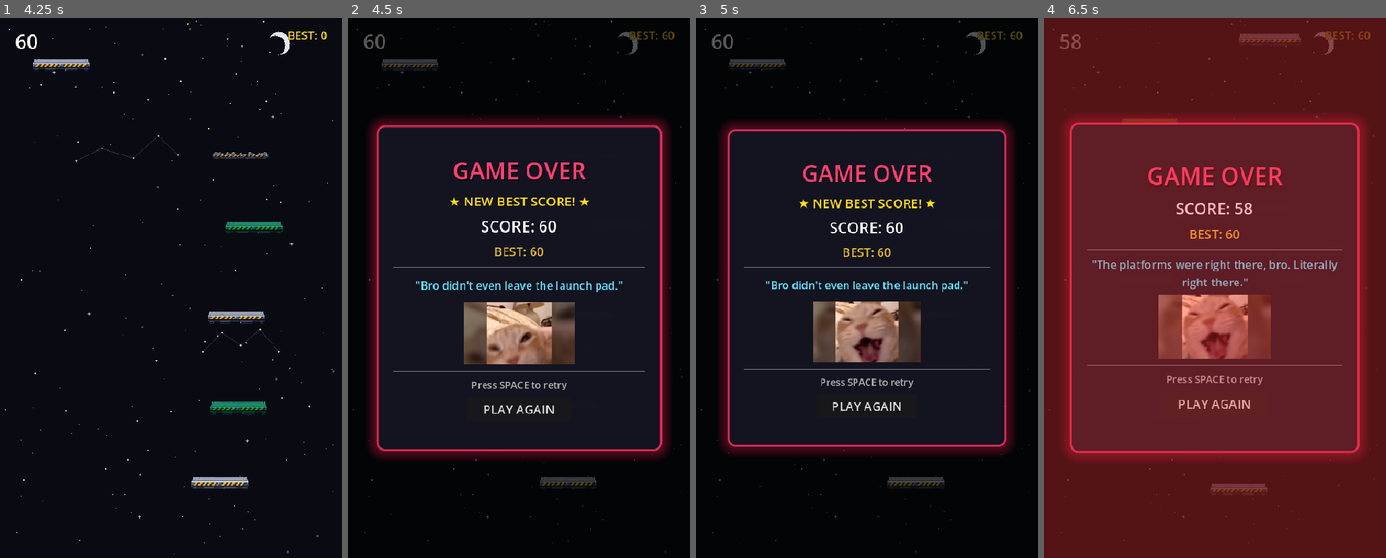
Above: before the commit, frames 1-4 (left to right).
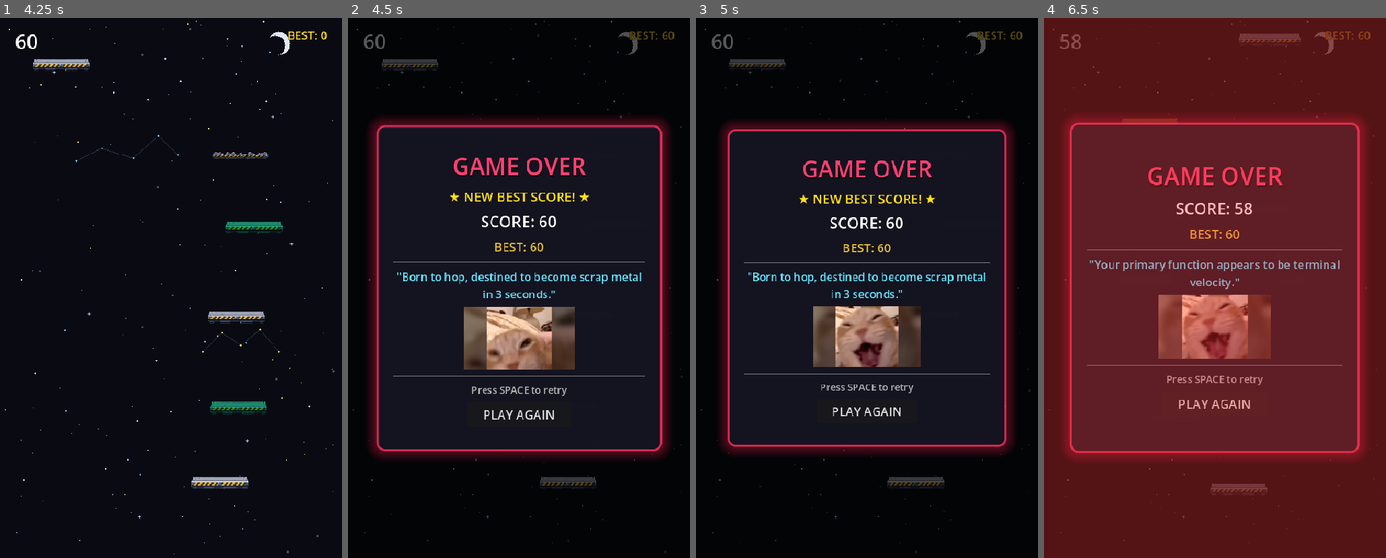
Above: after the commit, the same moments.

Repository: DevireddyNehal/Hopy
Game: Godot game, scene res://scenes/TitleScreen.tscn
The game is run twice, just before and just after one commit, with the same random seed, the same clock (stepped at 60 frames per second) and the same inputs.
Inputs:
- Up to frame 1 (4.25 s): click "START GAME" at 0.5 s; tap Enter at 1.25, 2.1, 3.6 s; hold Right (ui_right) 1.28-2.03 s; hold Space (start_action) 1.28-2.03 s; hold Left (ui_left) 2.03-2.78 s; hold Space (start_action) 2.78-3.53 s; hold Right (ui_right) from 2.78 s (still down)
- Up to frame 2 (4.5 s): release Right (ui_right) at 4.28 s; hold Left (ui_left) from 4.28 s (still down); hold Space (start_action) from 4.28 s (still down)
- Up to frame 3 (5 s): keep holding Left (ui_left); keep holding Space (start_action)
- Up to frame 4 (6.5 s): release Left (ui_left) at 5 s; release Space (start_action) at 5 s; click "PLAY AGAIN" at 5 s; hold Left (ui_left) from 5.78 s (still down); tap Enter at 5.85 s

Frame 1 is identical in both runs. In frame 2, 5.6% of the frame differs, in the area x 13-87%, y 25-75%; in frame 3, 5.0%; in frame 4, 0.8%.

Commit message:
feat: add dark humor death lines and in-game popups

Diff:
--- a/data/death_lines.json
+++ b/data/death_lines.json
@@ -12,7 +12,16 @@
     "Did you play with your eyes closed?",
     "Gravity: 1, You: 0.",
     "Bro didn't even try.",
-    "L + ratio + fell down."
+    "L + ratio + fell down.",
+    "Your lifespan was shorter than a free trial.",
+    "Speedrunning natural selection, are we?",
+    "The floor missed you. Thanks for giving it a hug.",
+    "Your warranty expired before you even hit the ground.",
+    "Born to hop, destined to become scrap metal in 3 seconds.",
+    "Your primary function appears to be terminal velocity.",
+    "Don't worry, your spare parts will be recycled into a smarter robot.",
+    "Even lemmings put up more of a fight.",
+    "That wasn't a jump, that was a calculated cry for help."
   ],
   "mid": [
     "500 points! Here's your medal made of participation ribbons.",
@@ -27,7 +36,17 @@
     "That was definitely one of the runs of all time.",
     "Skill issue. Not even close to 1500.",
     "Bro fell off right when it mattered.",
-    "Choked before reaching a real score."
+    "Choked before reaching a real score.",
+    "You climbed just high enough for the fall to really hurt.",
+    "All that struggle just to become a stain at altitude.",
+    "Congratulations! You delayed the inevitable by a whole 20 seconds.",
+    "Hope is dangerous. Gravity cured it quickly.",
+    "Imagine fighting for your life only to choke before 1500.",
+    "You gave your fans 10 seconds of false hope.",
+    "The spikes were getting lonely anyway. Thanks for dropping in.",
+    "A tragic, prolonged waste of electricity.",
+    "Your death was recorded for quality assurance. Nobody will watch it.",
+    "You fought bravely. You died stupidly."
   ],
   "high": [
     "1500+! I'd tell you to go outside, but you probably forgot what the sun looks like.",
@@ -37,6 +56,13 @@
     "1500+ score? Bro found the sweat button.",
     "Legitimate gamer detected. Insane height!",
     "Respect earned. You actually reached the stratosphere.",
-    "A godly ascent. Still died at the end though."
+    "A godly ascent. Still died at the end though.",
+    "1500+! Even Icarus is taking notes on your spectacular incineration.",
+    "You flew so high your asphyxiation was scientifically impressive.",
+    "You died among the stars. Still dead, but at least with a view.",
+    "Astronomers discovered a new crater today. It has your face on it.",
+    "Peak performance. A shame there was nobody alive up here to see it.",
+    "They'll put your name in the history books... under 'Unsolved Disappearances'.",
+    "Ascended beyond mortal limits, straight into the cosmic incinerator."
   ]
 }
--- a/data/meme_text.json
+++ b/data/meme_text.json
@@ -8,6 +8,12 @@
   "blaming the lag?",
   "nice aim lol",
   "don't choke now",
+  "voided warranty",
+  "0% survival odds",
+  "inevitable",
+  "prolonging the pain",
+  "don't look down",
+  "scrap metal incoming",
   "sigma",
   "let him cook",
   "gigachad",
--- a/scripts/ui/death_screen.gd
+++ b/scripts/ui/death_screen.gd
@@ -21,7 +21,16 @@
 		"Did you play with your eyes closed?",
 		"Gravity: 1, You: 0.",
 		"Bro didn't even try.",
-		"L + ratio + fell down."
+		"L + ratio + fell down.",
+		"Your lifespan was shorter than a free trial.",
+		"Speedrunning natural selection, are we?",
+		"The floor missed you. Thanks for giving it a hug.",
+		"Your warranty expired before you even hit the ground.",
+		"Born to hop, destined to become scrap metal in 3 seconds.",
+		"Your primary function appears to be terminal velocity.",
+		"Don't worry, your spare parts will be recycled into a smarter robot.",
+		"Even lemmings put up more of a fight.",
+		"That wasn't a jump, that was a calculated cry for help."
 	],
 	"mid": [
 		"500 points! Here's your medal made of participation ribbons.",
@@ -36,7 +45,17 @@
 		"That was definitely one of the runs of all time.",
 		"Skill issue. Not even close to 1500.",
 		"Bro fell off right when it mattered.",
-		"Choked before reaching a real score."
+		"Choked before reaching a real score.",
+		"You climbed just high enough for the fall to really hurt.",
+		"All that struggle just to become a stain at altitude.",
+		"Congratulations! You delayed the inevitable by a whole 20 seconds.",
+		"Hope is dangerous. Gravity cured it quickly.",
+		"Imagine fighting for your life only to choke before 1500.",
+		"You gave your fans 10 seconds of false hope.",
+		"The spikes were getting lonely anyway. Thanks for dropping in.",
+		"A tragic, prolonged waste of electricity.",
+		"Your death was recorded for quality assurance. Nobody will watch it.",
+		"You fought bravely. You died stupidly."
 	],
 	"high": [
 		"1500+! I'd tell you to go outside, but you probably forgot what the sun looks like.",
@@ -46,7 +65,14 @@
 		"1500+ score? Bro found the sweat button.",
 		"Legitimate gamer detected. Insane height!",
 		"Respect earned. You actually reached the stratosphere.",
-		"A godly ascent. Still died at the end though."
+		"A godly ascent. Still died at the end though.",
+		"1500+! Even Icarus is taking notes on your spectacular incineration.",
+		"You flew so high your asphyxiation was scientifically impressive.",
+		"You died among the stars. Still dead, but at least with a view.",
+		"Astronomers discovered a new crater today. It has your face on it.",
+		"Peak performance. A shame there was nobody alive up here to see it.",
+		"They'll put your name in the history books... under 'Unsolved Disappearances'.",
+		"Ascended beyond mortal limits, straight into the cosmic incinerator."
 	]
 }
 
